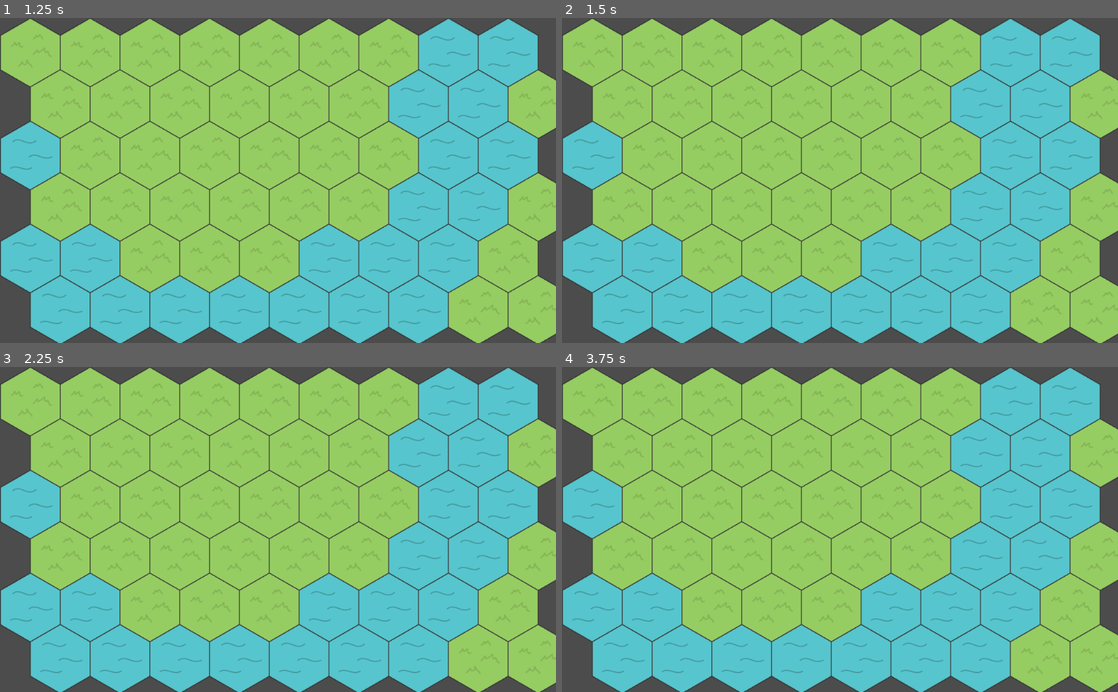
Above: before the commit, frames 1-4 (two rows, left to right).
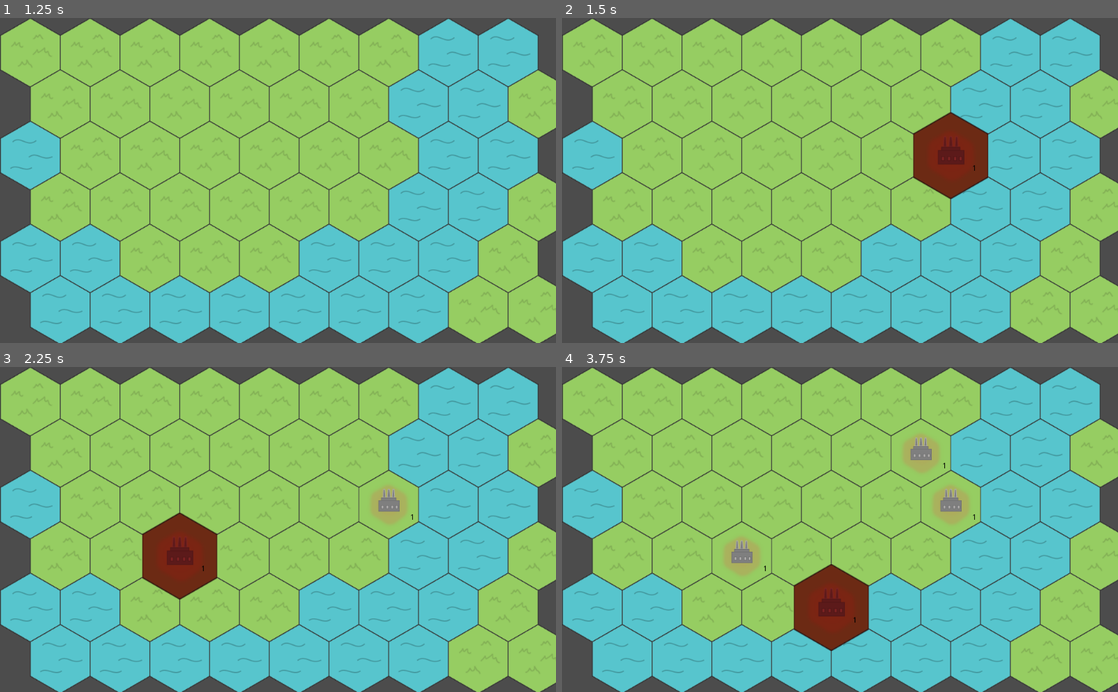
Above: after the commit, the same moments.

Repository: MichaelRRyan/green-industries
Game: Godot game, scene res://scenes/main_menu.tscn
The game is run twice, just before and just after one commit, with the same random seed, the same clock (stepped at 60 frames per second) and the same inputs.
Inputs (mouse positions are in pixels of both pictures, inside the frame that each line leads up to):
- Up to frame 1 (1.25 s): click "Play" at 0.5 s
- Up to frame 2 (1.5 s): tap Enter at 1.25 s; move the mouse to (962, 164) at 1.27 s; press the mouse at (962, 164) at 1.28 s
- Up to frame 3 (2.25 s): tap Space at 2 s; move the mouse to (166, 545) at 2.02 s; release the mouse at (166, 545) at 2.03 s; click (166, 545) at 2.1 s
- Up to frame 4 (3.75 s): tap Enter at 2.75 s; move the mouse to (895, 458) at 2.77 s; press the mouse at (895, 458) at 2.78 s; tap Space at 3.5 s; move the mouse to (812, 594) at 3.52 s; release the mouse at (812, 594) at 3.53 s; click (812, 594) at 3.6 s

Frame 1 is identical in both runs. In frame 2, 2.8% of the frame differs, in the area x 63-77%, y 28-56%; in frame 3, 3.4%; in frame 4, 4.5%, in the area x 26-76%, y 20-88%.

Commit message:
Completed task jira[QZ-8]
* Completed task jira[QZ-8]

* Created a factory scene that you are able to click on

* getting the tile that you clicked on

* placing factories at position but not checking if there is already a factory there

* Adding in text for level of factory

* Completed task jira[QZ-8]

* Completed task jira[QZ-9]

* Added in basic hovering over the factories

* Completed task jira[QZ-9]

* Completed feature

Diff:
--- a/project.godot
+++ b/project.godot
@@ -18,11 +18,21 @@
 
 WorldTiles="*res://scripts/world_tiles.gd"
 
+[global]
+
+input=false
+"input manager"=true
+
 [input]
 
 paused={
 "deadzone": 0.5,
 "events": [ Object(InputEventKey,"resource_local_to_scene":false,"resource_name":"","device":0,"alt":false,"shift":false,"control":false,"meta":false,"command":false,"pressed":false,"scancode":16777217,"physical_scancode":0,"unicode":0,"echo":false,"script":null)
+ ]
+}
+place_factory={
+"deadzone": 0.5,
+"events": [ Object(InputEventMouseButton,"resource_local_to_scene":false,"resource_name":"","device":0,"alt":false,"shift":false,"control":false,"meta":false,"command":false,"button_mask":0,"position":Vector2( 0, 0 ),"global_position":Vector2( 0, 0 ),"factor":1.0,"button_index":1,"pressed":false,"doubleclick":false,"script":null)
  ]
 }
 
--- /dev/null
+++ b/scenes/factory.tscn
@@ -0,0 +1,33 @@
+[gd_scene load_steps=4 format=2]
+
+[ext_resource path="res://assets/images/factory.png" type="Texture" id=1]
+[ext_resource path="res://scripts/factory.gd" type="Script" id=2]
+
+[sub_resource type="CircleShape2D" id=1]
+radius = 54.4518
+
+[node name="Factory" type="Area2D"]
+script = ExtResource( 2 )
+mouse_over = Color( 0.721569, 0.207843, 0.207843, 1 )
+mouse_out = Color( 1, 1, 1, 1 )
+
+[node name="Sprite" type="Sprite" parent="."]
+texture = ExtResource( 1 )
+
+[node name="CollisionShape2D" type="CollisionShape2D" parent="."]
+shape = SubResource( 1 )
+
+[node name="Label" type="Label" parent="."]
+margin_left = 39.0
+margin_top = 17.0
+margin_right = 73.0
+margin_bottom = 31.0
+custom_colors/font_color = Color( 0, 0, 0, 1 )
+text = "1"
+__meta__ = {
+"_edit_use_anchors_": false
+}
+
+[connection signal="input_event" from="." to="." method="_on_Factory_input_event"]
+[connection signal="mouse_entered" from="." to="." method="_on_Factory_mouse_entered"]
+[connection signal="mouse_exited" from="." to="." method="_on_Factory_mouse_exited"]
--- /dev/null
+++ b/scripts/factory.gd
@@ -0,0 +1,30 @@
+extends Area2D
+
+var current_level = 0
+var max_level = 10
+onready var label : Label = $Label
+onready var sprite : Sprite = $Sprite
+
+export (Color, RGB) var mouse_over
+export (Color, RGB) var mouse_out
+
+func on_click():
+	if current_level < max_level:
+		current_level += 1
+		label.text = str(current_level)
+	if current_level == max_level:
+		label.add_color_override("font_color", Color(1,0,0,1))
+
+func _on_Factory_input_event(viewport, event, shape_idx):
+	if event.is_action_pressed("place_factory"):
+		self.on_click()
+
+
+func _on_Factory_mouse_entered():
+	sprite.set_modulate(mouse_over)
+	sprite.set_scale(Vector2(1.25,1.25))
+
+
+func _on_Factory_mouse_exited():
+	sprite.set_modulate(mouse_out)
+	sprite.set_scale(Vector2(1.0,1.0))
--- a/scripts/terrain.gd
+++ b/scripts/terrain.gd
@@ -1,7 +1,11 @@
 extends Node2D
 
 onready var tile_map : TileMap = $TileMap
+onready var factory_prefab = preload("res://scenes/factory.tscn")
 
+var water : int = 2
+var factory : int = 3
+var offset : Vector2 = Vector2(56, 64)
 
 # ------------------------------------------------------------------------------
 func _ready():
@@ -9,5 +13,15 @@
 		for y in range(WorldTiles.data[x].size()):
 			tile_map.set_cell(x, y, WorldTiles.data[x][y])
 
-
+func on_click(mouse_position: Vector2):
+	var tile_clicked: Vector2 = tile_map.world_to_map(mouse_position)
+	var tile = tile_map.get_cell(tile_clicked.x, tile_clicked.y)
+	if tile != factory and tile != water:
+		tile_map.set_cell(tile_clicked.x, tile_clicked.y, factory)
+		var instance = factory_prefab.instance()
+		instance.position = tile_map.map_to_world(tile_clicked) + offset
+		get_parent().add_child(instance)
 # ------------------------------------------------------------------------------
+func _input(event):
+	if event.is_action_pressed("place_factory"):
+		self.on_click(event.position)
Binary file added: assets/images/factory.png
Not shown, added: assets/images/factory.png.import
